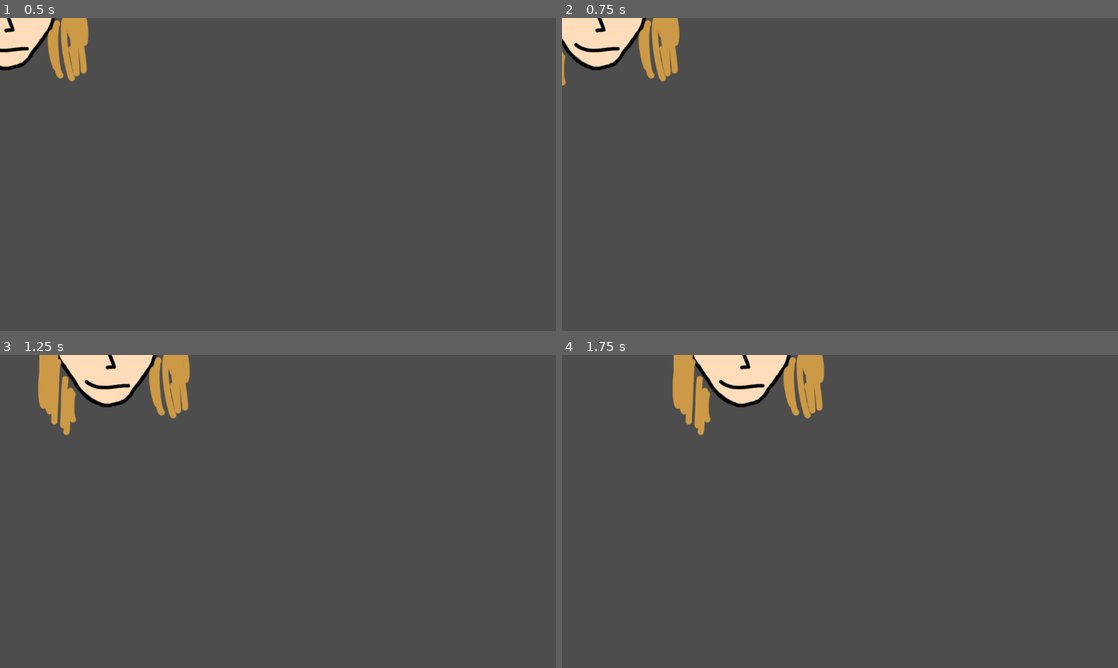
Above: before the commit, frames 1-4 (two rows, left to right).
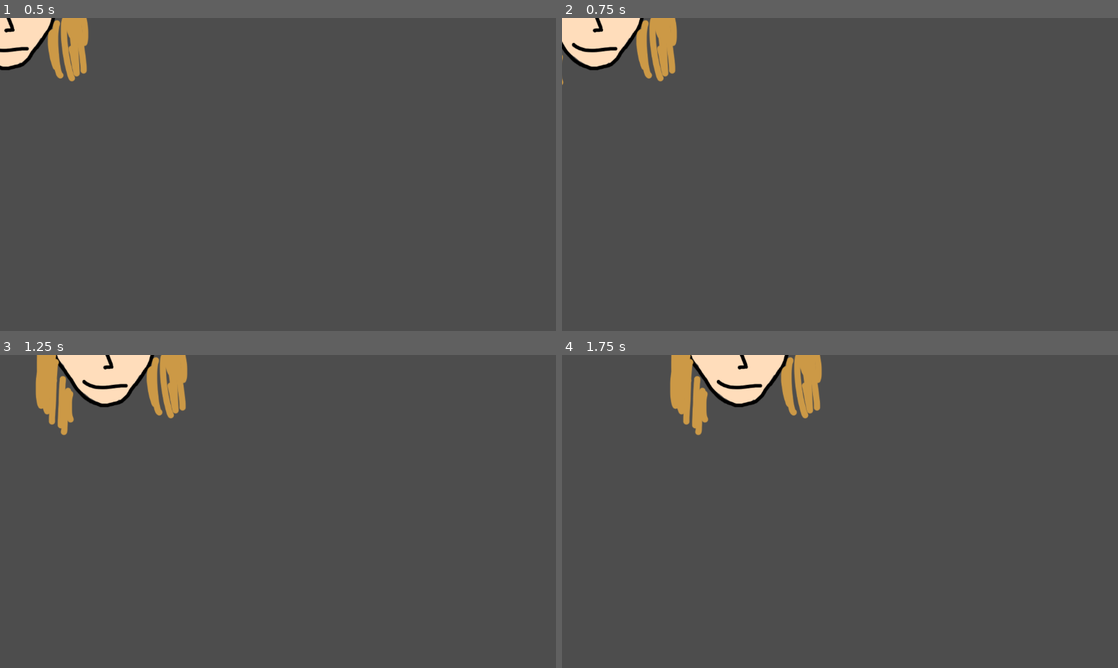
Above: after the commit, the same moments.

Repository: e-e/adri-jack-game
Game: Godot game, scene res://scenes/player_adri.tscn
The game is run twice, just before and just after one commit, with the same random seed, the same clock (stepped at 60 frames per second) and the same inputs. This scene is started directly instead of the project's main scene.
Inputs:
- Up to frame 1 (0.5 s): no input
- Up to frame 2 (0.75 s): tap Enter (ui_accept) at 0.5, 0.6 s; hold D (move_right) from 0.53 s (still down)
- Up to frame 3 (1.25 s): keep holding D (move_right); tap Enter (ui_accept) at 0.77, 1.07 s
- Up to frame 4 (1.75 s): keep holding D (move_right); tap Enter (ui_accept) at 1.35, 1.52 s

Frame 1 is identical in both runs. In frame 2, 1.0% of the frame differs, in the area x 0-22%, y 0-22%; in frame 3, 1.4%, in the area x 6-35%, y 0-26%; in frame 4, 1.4%.

Commit message:
add multiplayer_input script

Diff:
--- a/scenes/player_adri.tscn
+++ b/scenes/player_adri.tscn
@@ -1,6 +1,7 @@
-[gd_scene load_steps=4 format=3 uid="uid://dp3sxpqbjdbd4"]
+[gd_scene load_steps=5 format=3 uid="uid://dp3sxpqbjdbd4"]
 
 [ext_resource type="Script" path="res://scripts/player_base.gd" id="1_bve1u"]
+[ext_resource type="Script" path="res://scripts/multiplayer/multiplayer_input.gd" id="2_22sm1"]
 [ext_resource type="Texture2D" uid="uid://bswgm5ox7cisn" path="res://assets/images/button-adri.png" id="2_llb3e"]
 
 [sub_resource type="SceneReplicationConfig" id="SceneReplicationConfig_albtc"]
@@ -11,8 +12,11 @@
 [node name="PlayerAdri" type="CharacterBody2D"]
 script = ExtResource("1_bve1u")
 
-[node name="Sprite2D" type="Sprite2D" parent="."]
-texture = ExtResource("2_llb3e")
+[node name="InputSynchronizer" type="MultiplayerSynchronizer" parent="."]
+script = ExtResource("2_22sm1")
 
 [node name="MultiplayerSynchronizer" type="MultiplayerSynchronizer" parent="."]
 replication_config = SubResource("SceneReplicationConfig_albtc")
+
+[node name="Sprite2D" type="Sprite2D" parent="."]
+texture = ExtResource("2_llb3e")
--- a/scenes/player_jack.tscn
+++ b/scenes/player_jack.tscn
@@ -1,7 +1,8 @@
-[gd_scene load_steps=4 format=3 uid="uid://be4swt4f1nb3w"]
+[gd_scene load_steps=5 format=3 uid="uid://be4swt4f1nb3w"]
 
 [ext_resource type="Script" path="res://scripts/player_base.gd" id="1_6xoje"]
 [ext_resource type="Texture2D" uid="uid://dlt1dq5i6814o" path="res://assets/images/button-jack.png" id="2_1teky"]
+[ext_resource type="Script" path="res://scripts/multiplayer/multiplayer_input.gd" id="2_gjfw3"]
 
 [sub_resource type="SceneReplicationConfig" id="SceneReplicationConfig_u0n6e"]
 properties/0/path = NodePath(".:position")
@@ -11,8 +12,11 @@
 [node name="PlayerJack" type="CharacterBody2D"]
 script = ExtResource("1_6xoje")
 
-[node name="Sprite2D" type="Sprite2D" parent="."]
-texture = ExtResource("2_1teky")
+[node name="InputSynchronizer" type="MultiplayerSynchronizer" parent="."]
+script = ExtResource("2_gjfw3")
 
 [node name="MultiplayerSynchronizer" type="MultiplayerSynchronizer" parent="."]
 replication_config = SubResource("SceneReplicationConfig_u0n6e")
+
+[node name="Sprite2D" type="Sprite2D" parent="."]
+texture = ExtResource("2_1teky")
--- a/scenes/screens/match.tscn
+++ b/scenes/screens/match.tscn
@@ -4,6 +4,10 @@
 
 [node name="Match" type="Node2D"]
 script = ExtResource("1_yygc5")
+
+[node name="MultiplayerSpawner" type="MultiplayerSpawner" parent="."]
+_spawnable_scenes = PackedStringArray("res://scenes/player_adri.tscn", "res://scenes/player_jack.tscn")
+spawn_path = NodePath("../Players")
 
 [node name="SpawnPointAdri" type="Marker2D" parent="."]
 position = Vector2(216, 307)
@@ -12,8 +16,3 @@
 position = Vector2(863, 311)
 
 [node name="Players" type="Node2D" parent="."]
-
-[node name="MultiplayerSpawner" type="MultiplayerSpawner" parent="."]
-_spawnable_scenes = PackedStringArray("res://scenes/player_adri.tscn", "res://scenes/player_jack.tscn")
-spawn_path = NodePath("../Players")
-spawn_limit = 2
--- a/scripts/multiplayer/match.gd
+++ b/scripts/multiplayer/match.gd
@@ -14,16 +14,20 @@
 func _ready():
   if MultiplayerManager.is_server:
     _init_both()
-  else:
-    _init_self()
+  #else:
+     #_init_self()
+
+  #if not MultiplayerManager.is_server:
+    #_init_self()
 
 func _init_self():
   var player_scene = _get_player_scene(MultiplayerManager.player)
   var spawn_point = _get_player_start_position(MultiplayerManager.player)
   var player_node = player_scene.instantiate()
   player_node.name = str(MultiplayerManager.player.client_id)
+  player_node.player_id = MultiplayerManager.player.client_id
   player_node.position = spawn_point.position
-  $Players.add_child(player_node)
+  $Players.add_child(player_node, true)
 
 func _init_both():
   for player in players:
@@ -31,6 +35,7 @@
     var spawn_point = _get_player_start_position(player)
     var player_node = player_scene.instantiate()
     player_node.position = spawn_point.position
+    player_node.player_id = player.client_id
     player_node.name = str(player.client_id)
     $Players.add_child(player_node)
 
--- /dev/null
+++ b/scripts/multiplayer/multiplayer_input.gd
@@ -0,0 +1,32 @@
+extends MultiplayerSynchronizer
+
+@onready var player = $".."
+
+var input_direction_x
+var input_direction_y
+
+# Called when the node enters the scene tree for the first time.
+func _ready():
+  if get_multiplayer_authority() != multiplayer.get_unique_id():
+    set_process(false)
+    set_physics_process(false)
+
+  _set_input_directions()
+
+func _physics_process(delta):
+  _set_input_directions()
+
+# Called every frame. 'delta' is the elapsed time since the previous frame.
+func _process(delta):
+  #if Input.is_action_just_pressed("jump"):
+    #jump.rpc()
+  pass
+
+func _set_input_directions():
+  input_direction_x = Input.get_axis("move_left", "move_right")
+  input_direction_y = Input.get_axis("move_up", "move_down")
+
+@rpc("call_local")
+func jump():
+  if multiplayer.is_server():
+    player.do_jump = true
--- a/scripts/multiplayer/multiplayer_manager.gd
+++ b/scripts/multiplayer/multiplayer_manager.gd
@@ -53,8 +53,6 @@
 
 @rpc("authority")
 func _update_connected_user_list(users: Array):
-  var sender_id = multiplayer.get_remote_sender_id()
-
   if not is_server:
     connected_clients = users
     SignalBus.update_connected_users_signal.emit()
--- a/scripts/player_base.gd
+++ b/scripts/player_base.gd
@@ -6,30 +6,29 @@
 
 # Get the gravity from the project settings to be synced with RigidBody nodes.
 var gravity = ProjectSettings.get_setting("physics/2d/default_gravity")
+var direction_y
+var direction_x
 
+@export var player_id = 1:
+  set(id):
+    player_id = id
+    $InputSynchronizer.set_multiplayer_authority(id)
 
 func _physics_process(delta):
-  ## Add the gravity.
-  #if not is_on_floor():
-    #velocity.y += gravity * delta
+  _apply_movement_from_input(delta)
 
-  # Handle jump.
-  if Input.is_action_just_pressed("ui_accept") and is_on_floor():
-    velocity.y = JUMP_VELOCITY
+func _apply_movement_from_input(delta):
+  direction_y = $InputSynchronizer.input_direction_y
+  direction_x = $InputSynchronizer.input_direction_x
 
-  # Get the input direction and handle the movement/deceleration.
-  # As good practice, you should replace UI actions with custom gameplay actions.
-  var x_direction = Input.get_axis("move_left", "move_right")
+  if direction_y:
+    velocity.y = direction_x * SPEED
+  else:
+    velocity.y = move_toward(velocity.y, 0, SPEED)
 
-  if x_direction:
-    velocity.x = x_direction * SPEED
+  if direction_x:
+    velocity.x = direction_x * SPEED
   else:
     velocity.x = move_toward(velocity.x, 0, SPEED)
 
-  var y_direction = Input.get_axis("move_up", "move_down")
-  if y_direction:
-    velocity.y = y_direction * SPEED
-  else:
-    velocity.y = move_toward(velocity.y, 0, SPEED)
-
   move_and_slide()
